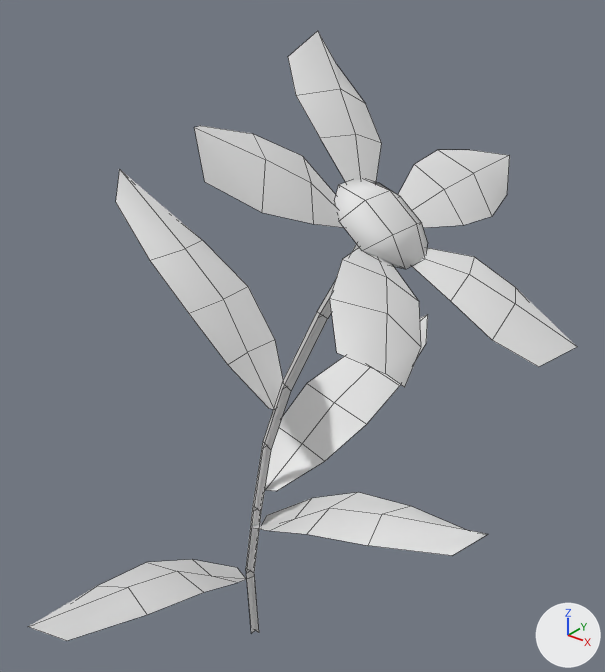
Before and after pictures for a commit that changed the FBX model GoofyLittleGuys/Assets/_Art/Models/ForestProps/Flower_ForestProp_001.fbx.
Rendered twice from a camera (50 mm lens) standing at (7.87, -8.45, 11.57) and looking at (0.82, 0.36, 6.1). The axes (+X, +Y, +Z) are drawn at lower right. The lights are the same throughout. Mesh edges are drawn as thin lines. Where no turn or scale is listed for an object, it has been applied to the vertices.

Names of what the first picture shows: 'Flower Leaves花叶', 'Flower Leaves花叶.001', 'Flower Leaves花叶.002', 'Flower Leaves花叶.003', 'FlowerStem花茎', 'flower花', 'petal花瓣'.
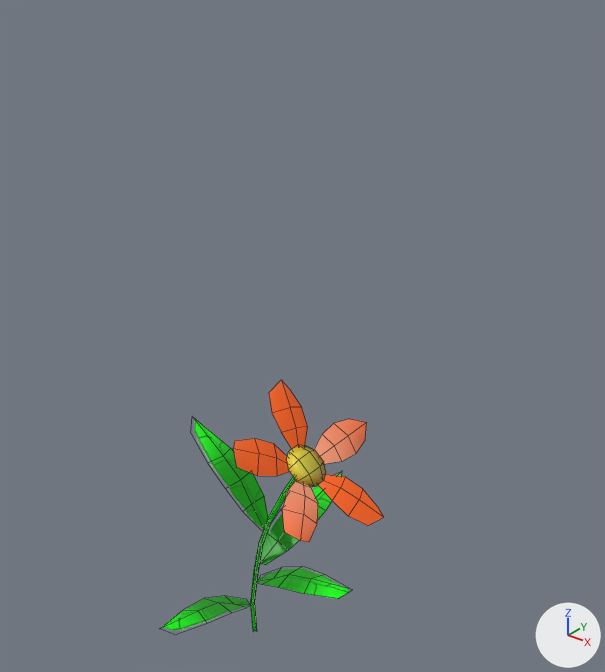
Boxes (x1, y1, x2, y2) around the edits, measured in the pictures (605 x 672 px):
'petal花瓣', deleted: before (194, 31, 577, 387)
'flower花', reshaped, turned, rescaled: before (335, 179, 428, 269); after (161, 380, 383, 632)
'Flower Leaves花叶', deleted: before (116, 170, 283, 409)
'Flower Leaves花叶.003', deleted: before (265, 314, 428, 491)
'Flower Leaves花叶.001', deleted: before (250, 492, 487, 556)
'Flower Leaves花叶.002', deleted: before (28, 559, 249, 641)
'FlowerStem花茎', deleted: before (246, 244, 359, 633)

The change, as a diff of the scene's bpy script:
```diff
--- a/GoofyLittleGuys/Assets/_Art/Models/ForestProps/Flower_ForestProp_001.fbx.py
+++ b/GoofyLittleGuys/Assets/_Art/Models/ForestProps/Flower_ForestProp_001.fbx.py
@@ img_combinedmat_png @@
+img_combinedmat_png = load_image('combinedMat.png', '_unpacked/combinedMat.png', 2048, 2048, 'sRGB')
@@ mat_combinedflowermat @@
+mat_combinedflowermat = bpy.data.materials.new('CombinedFlowermat')
+# uses the picture img_combinedmat_png
@@ me_平面_001 @@
 # used by ob_flower花; location = (0.0, 0.0, 0.0)
-me_平面_001.from_pydata(...)  # 20 vertices, 18 faces; spans x 1.886..2.914, y -0.701..0.641, z 7.869..8.731
-me_平面_001.materials.append(mat_stamens花蕊)  # white #e7e7e7
+me_平面_001.from_pydata(...)  # 168 vertices, 92 faces; spans x -129.969..237.973, y 0.0..518.331, z -207.791..207.791
+# me_平面_001 part 1: the whole mesh is rebuilt
+me_平面_001.materials.append(mat_combinedflowermat)
@@ ob_flower_leaves花叶_001 @@
-ob_flower_leaves花叶_001 = bpy.data.objects.new('Flower Leaves花叶.001', me_平面_020)
-ob_flower_leaves花叶_001.location = (0.0, 0.0, 0.0)
@@ ob_petal花瓣 @@
-ob_petal花瓣 = bpy.data.objects.new('petal花瓣', me_平面)
-ob_petal花瓣.location = (0.0, 0.0, 0.0)
@@ ob_flowerstem花茎 @@
-ob_flowerstem花茎 = bpy.data.objects.new('FlowerStem花茎', me_平面_018)
-ob_flowerstem花茎.location = (0.0, 0.0, 0.0)
@@ ob_flower_leaves花叶 @@
-ob_flower_leaves花叶 = bpy.data.objects.new('Flower Leaves花叶', me_平面_019)
-ob_flower_leaves花叶.location = (0.0, 0.0, 0.0)
@@ ob_flower_leaves花叶_003 @@
-ob_flower_leaves花叶_003 = bpy.data.objects.new('Flower Leaves花叶.003', me_平面_022)
-ob_flower_leaves花叶_003.location = (0.0, 0.0, 0.0)
@@ ob_flower花 @@
 ob_flower花.location = (0.0, 0.0, 0.0)
+ob_flower花.rotation_euler = (1.571, 0.0, 0.0)  # degrees (90, 0, 0)
+ob_flower花.scale = (0.01, 0.01, 0.01)
@@ ob_flower_leaves花叶_002 @@
-ob_flower_leaves花叶_002 = bpy.data.objects.new('Flower Leaves花叶.002', me_平面_021)
-ob_flower_leaves花叶_002.location = (0.0, 0.0, 0.0)
```
